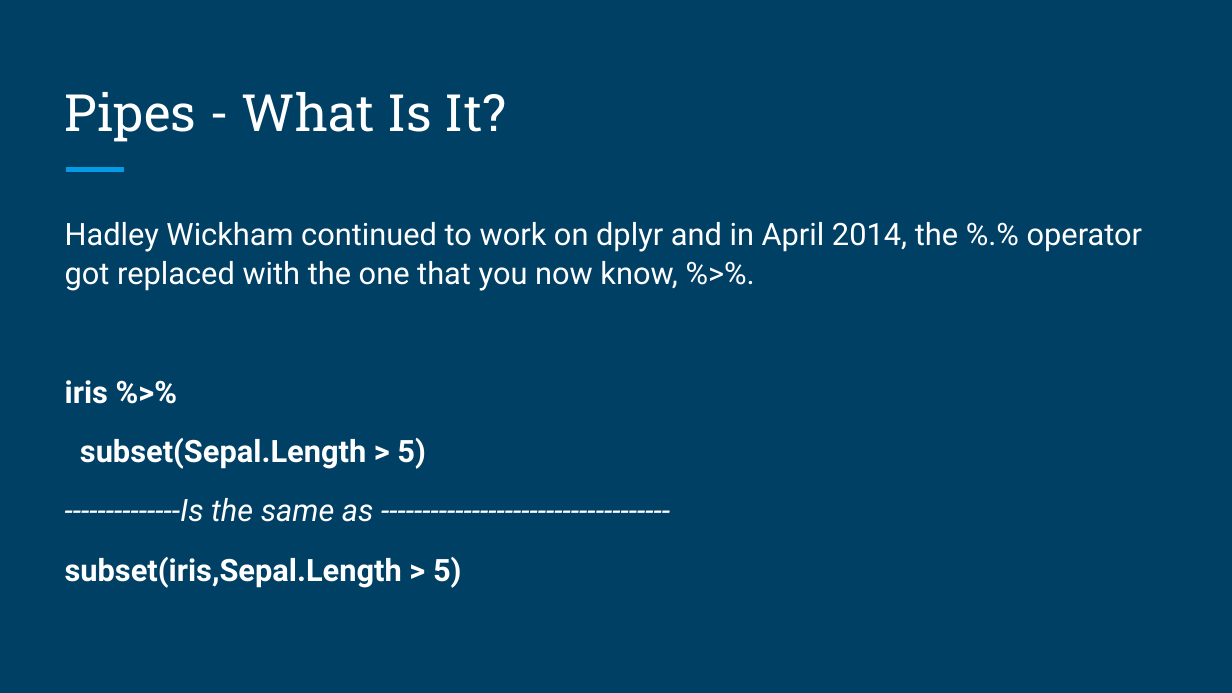
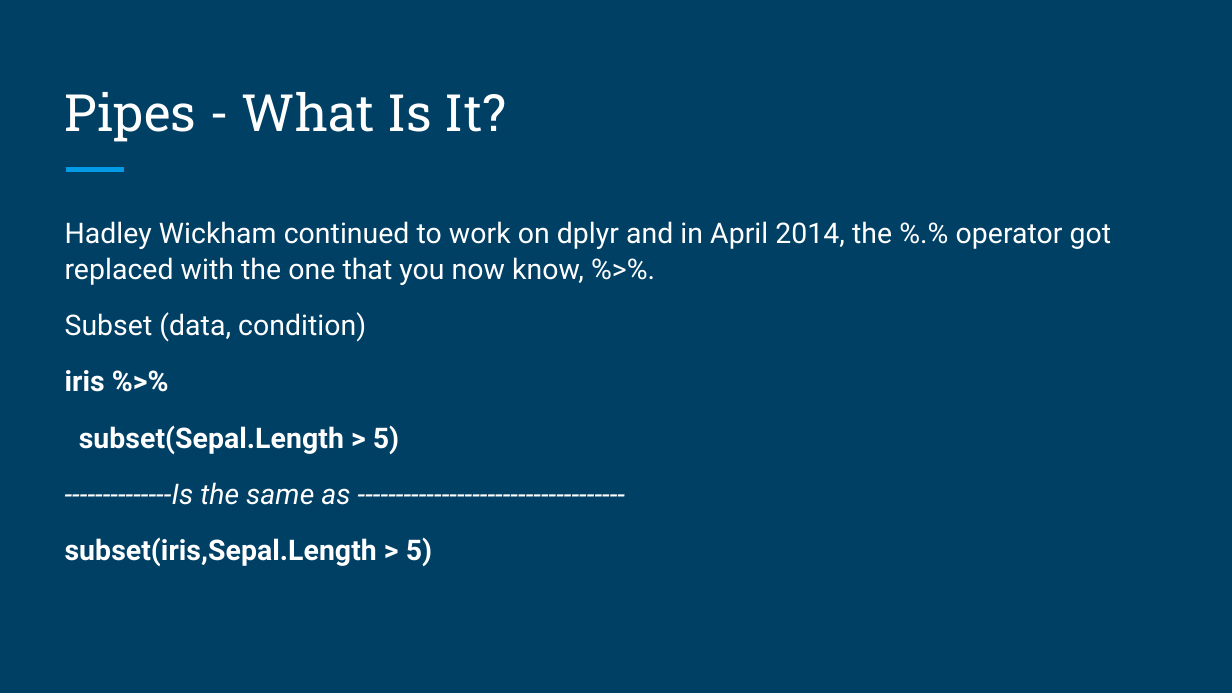
Before and after one commit to brandonyph/APB-Workshop-DataAnalyticsEssentials, a slide deck: slide 7 of Week3-Pipes-and-Iteration/Week 3-Pipes and Iteration.pptx. Drawn at 1232x693 pixels with LibreOffice and Linux fonts; fonts in the diff are those of the drawing. Boxes give left, top, right and bottom in pixels: in the first picture for what was removed or moved away, otherwise in the second. Text is boxed around its words. In the diff, an @@ line names an element or a change of style, - is before the commit and + after.

```diff
--- a/Week3-Pipes-and-Iteration/Week 3-Pipes and Iteration.pptx
+++ b/Week3-Pipes-and-Iteration/Week 3-Pipes and Iteration.pptx
@@ text at <box>65,221,1112,566</box>: size 18 to 16.6 pt @@
@@ text at <box>65,312,366,342</box>: paragraph added @@
+Subset (data, condition)
```
Also in this commit, not shown: 5 other slides changed, 1 slide added, 35 other files.
